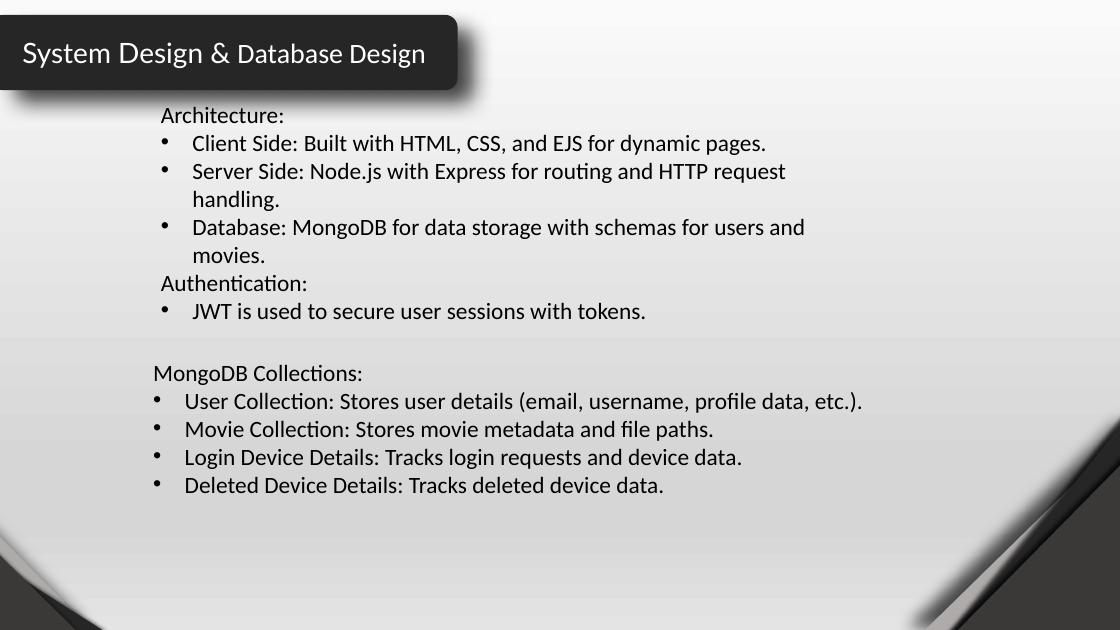
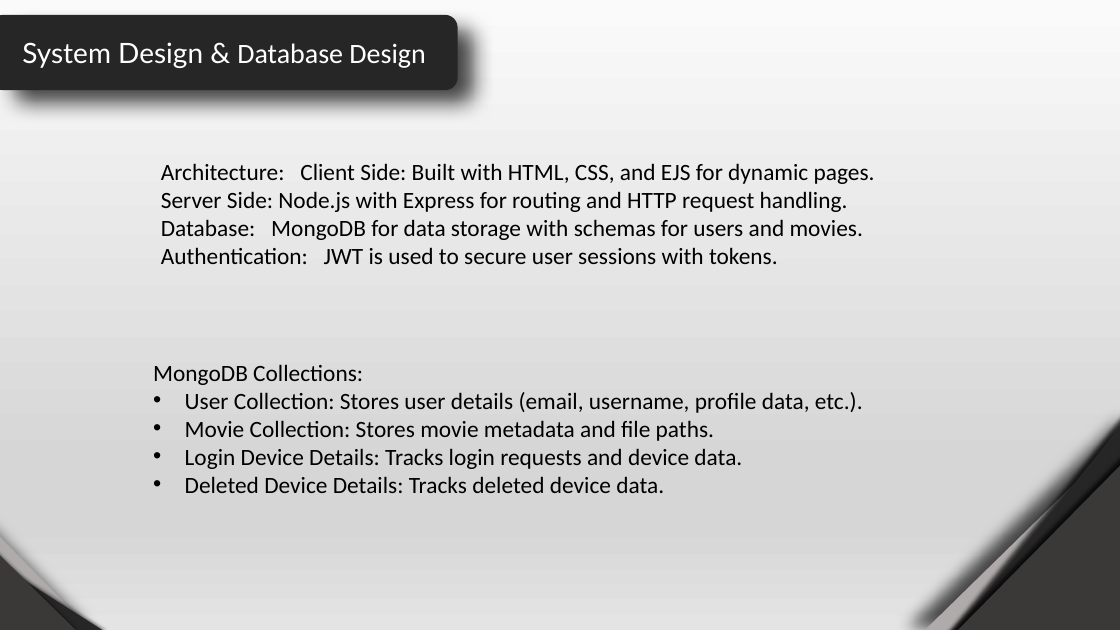
Before and after one commit to VaibhavSenta/Cloud-Base, a slide deck: slide 5 of Documentation/Vaibhav Senta - 2128020601101.pptx. Drawn at 1120x630 pixels with LibreOffice and Linux fonts; fonts in the diff are those of the drawing. Boxes give left, top, right and bottom in pixels: in the first picture for what was removed or moved away, otherwise in the second. Text is boxed around its words. In the diff, an @@ line names an element or a change of style, - is before the commit and + after.

```diff
--- a/Documentation/Vaibhav Senta - 2128020601101.pptx
+++ b/Documentation/Vaibhav Senta - 2128020601101.pptx
@@ text "Architecture: Client Side: Built with ...": place and size @@
-text "Architecture: Client Side: Built with ..." at [161,103,805,319]
+text "Architecture: Client Side: Built with ..." at [161,163,875,264]
@@ text at [161,163,875,184]: text changed @@
-Architecture:
-• Client Side: Built with HTML, CSS, and EJS for dynamic pages.
+Architecture: Client Side: Built with HTML, CSS, and EJS for dynamic pages.
@@ text at [161,191,863,240]: alignment left to justified; bullet • to none @@
@@ text at [161,247,778,264]: text changed @@
-Authentication:
-• JWT is used to secure user sessions with tokens.
+Authentication: JWT is used to secure user sessions with tokens.
```
Also in this commit, not shown: 4 other slides changed, 3 slides added, 7 other files.
